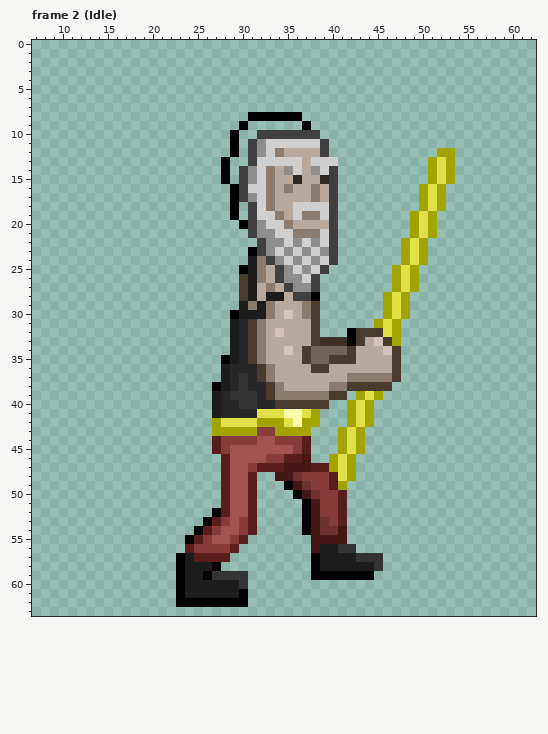
Edited in one commit: pixel-art file (assets/raw/sprites/player/Player1.ase). Above is the file before it was changed.
64x64 pixels, 18 frames. Shown: frame 2 (Idle): x 7..62, y 0..63. The old version is drawn lined up with the new one, on the new canvas. The commit also changed other frames, which this record leaves out.
And afterwards:
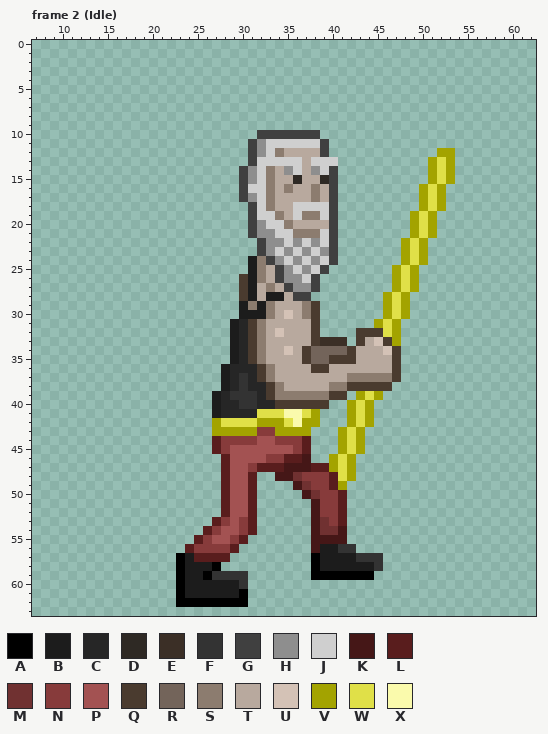
Palette (. is transparent): A #000000  B #1c1c1c  C #262626  D #2e2924  E #3b2f26  F #333333  G #404040  H #8e8e8e  J #cfcfcf  K #451717  L #591d1d  M #703131  N #873b3b  P #a35252  Q #4a3b2f  R #73645a  S #8c7c6f  T #b8a99e  U #d4c2b6  V #a3a300  W #e0e048  X #fafaac
Author's note on the commit: Updated spritesheet Added some new player animations
From old to new:
canvas 64x64 -> 96x64
Frame 2 (Idle):
y 8: x 31..36 AAAAAA -> ......
y 9: x 30 A -> .; x 37 A -> .
y 10..12: x 29 A -> .
y 13..15: x 28 A -> .
y 16..19: x 29 A -> .
y 20: x 30 A -> .
y 23: x 31 A -> .
y 25: x 30 A -> .
y 28: x 38 A -> .
y 30: x 29 A -> .
y 32..33: x 42 A -> .
y 35: x 28 A -> .
y 38: x 27 A -> .
y 49: x 35 A -> .
y 50: x 36 A -> .
y 51: x 37 A -> .
y 52: x 27 A -> .; x 37 A -> .
y 53: x 26 A -> .; x 37 A -> .
y 54: x 25 A -> .; x 37 A -> .
y 55: x 24 A -> .
